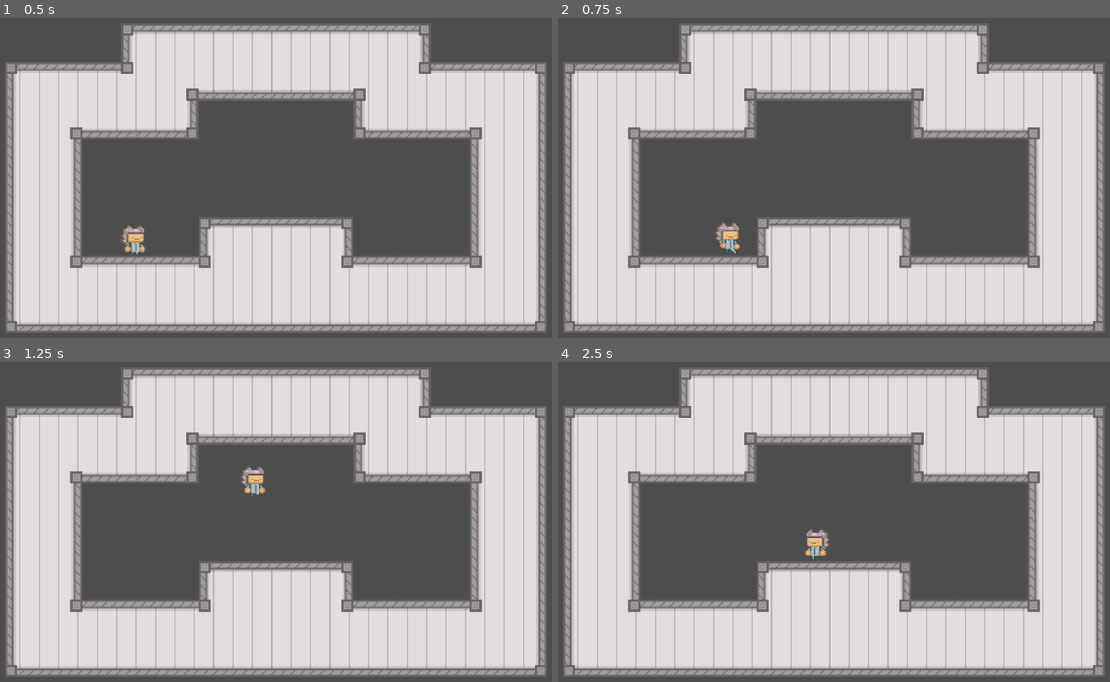
Above: before the commit, frames 1-4 (two rows, left to right).
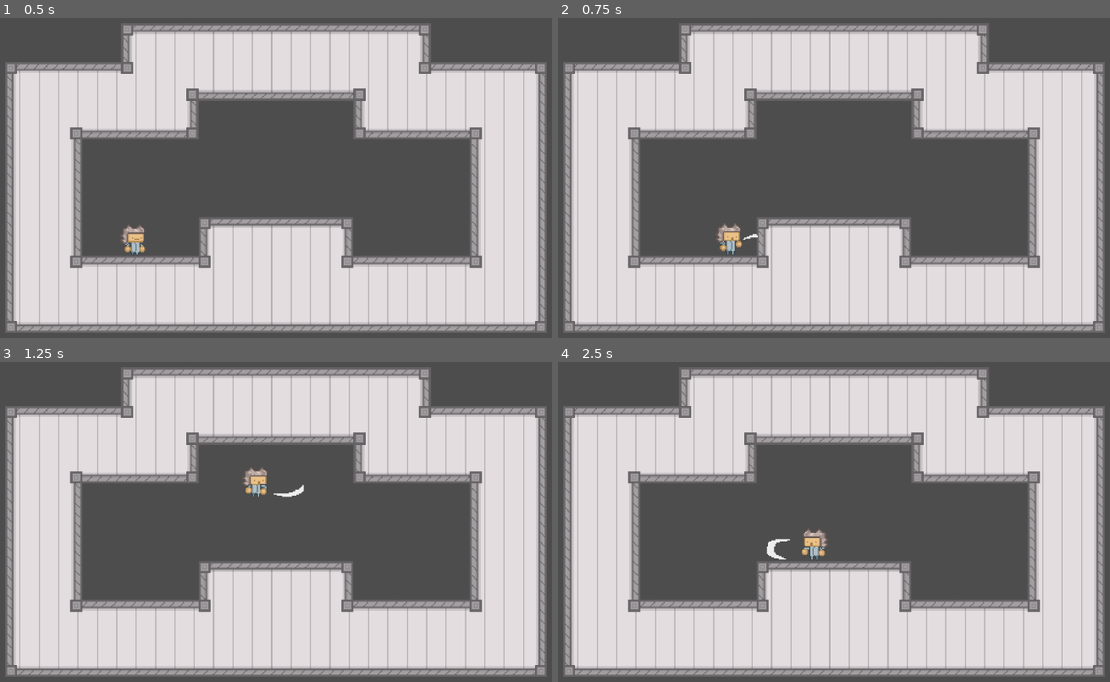
Above: after the commit, the same moments.

Repository: Brian-Magnuson/lab_escape_gd
Game: Godot game, scene res://scenes/level_0.tscn
Same seed, same stepped clock (60 frames per second), same inputs: the game is played once before the commit and once after it.
Inputs (mouse positions are in pixels of both pictures, inside the frame that each line leads up to):
- Up to frame 1 (0.5 s): no input
- Up to frame 2 (0.75 s): tap Enter at 0.5 s; move the mouse to (983, 165) at 0.52 s; press the mouse at (983, 165) at 0.53 s; hold D (move_right) from 0.53 s (still down)
- Up to frame 3 (1.25 s): keep holding D (move_right); tap Space (jump) at 0.77, 0.8, 1.07 s
- Up to frame 4 (2.5 s): move the mouse to (696, 547) at 1.27 s; release the mouse at (696, 547) at 1.28 s; tap Space (jump) at 1.35, 1.52, 1.82, 2.3 s; click (696, 547) at 1.55 s; move the mouse to (900, 442) at 2.02 s; release D (move_right) at 2.03 s; press the mouse at (900, 442) at 2.03 s; hold A (move_left) from 2.03 s (still down)

Frame 1 is identical in both runs. In frame 2, 0.3% of the frame differs, in the area x 28-37%, y 63-75%; in frame 3, 0.3%; in frame 4, 0.4%, in the area x 37-50%, y 51-62%.

Commit message:
Change animation handling for player

Diff:
--- a/project.godot
+++ b/project.godot
@@ -52,3 +52,8 @@
 "events": [Object(InputEventKey,"resource_local_to_scene":false,"resource_name":"","device":-1,"window_id":0,"alt_press …(191 unchanged characters)…
 ]
 }
+attack={
+"deadzone": 0.5,
+"events": [Object(InputEventMouseButton,"resource_local_to_scene":false,"resource_name":"","device":-1,"window_id":0,"alt_pressed":false,"shift_pressed":false,"ctrl_pressed":false,"meta_pressed":false,"button_mask":1,"position":Vector2(111, 17),"global_position":Vector2(120, 63),"factor":1.0,"button_index":1,"canceled":false,"pressed":true,"double_click":false,"script":null)
+]
+}
--- a/scenes/player.gd
+++ b/scenes/player.gd
@@ -3,6 +3,7 @@
 
 const SPEED = 150.0
 const JUMP_VELOCITY = -400.0
+
 
 func _ready() -> void:
 	$AnimatedSprite2D.play("idle")
@@ -21,10 +22,19 @@
 	var direction := Input.get_axis("move_left", "move_right")
 	if direction:
 		velocity.x = direction * SPEED
+	else:
+		velocity.x = move_toward(velocity.x, 0, SPEED)
+
+	if Input.is_action_pressed("attack"):
+		$AnimatedSprite2D.play("attack")
+		$AnimatedSprite2D.flip_h = direction < 0
+	elif Input.is_action_just_pressed("jump") and is_on_floor():
+		$AnimatedSprite2D.play("jump")
+	elif is_on_floor() and abs(direction) > 0:
 		$AnimatedSprite2D.play("walk")
 		$AnimatedSprite2D.flip_h = direction < 0
 	else:
-		velocity.x = move_toward(velocity.x, 0, SPEED)
 		$AnimatedSprite2D.play("idle")
 
+
 	move_and_slide()
